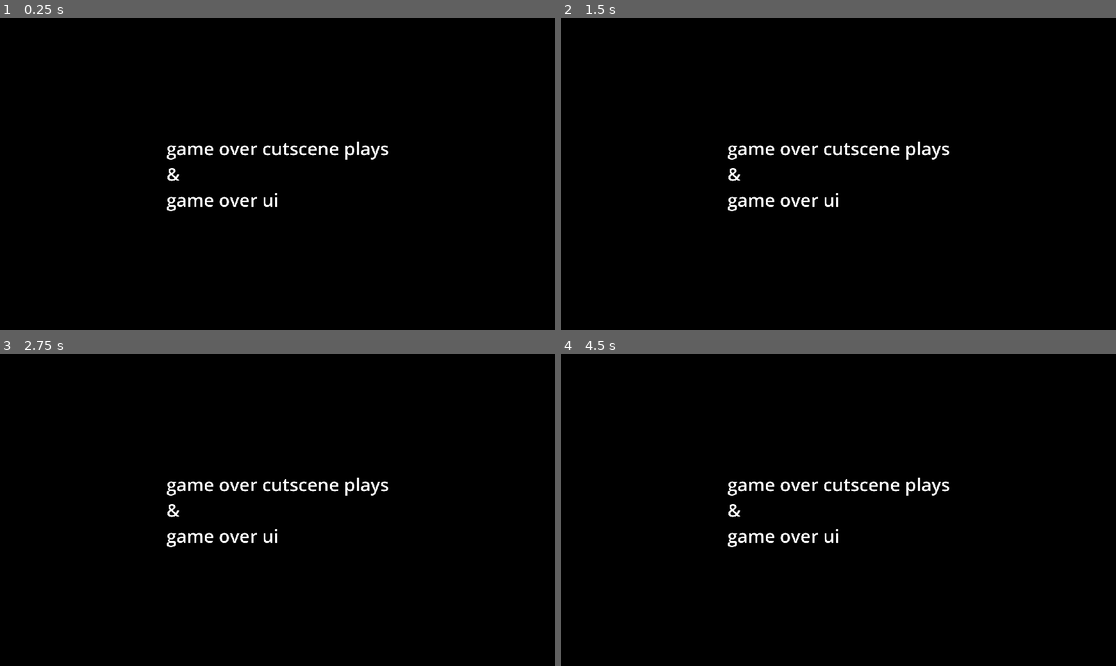
Above: before the commit, frames 1-4 (two rows, left to right).
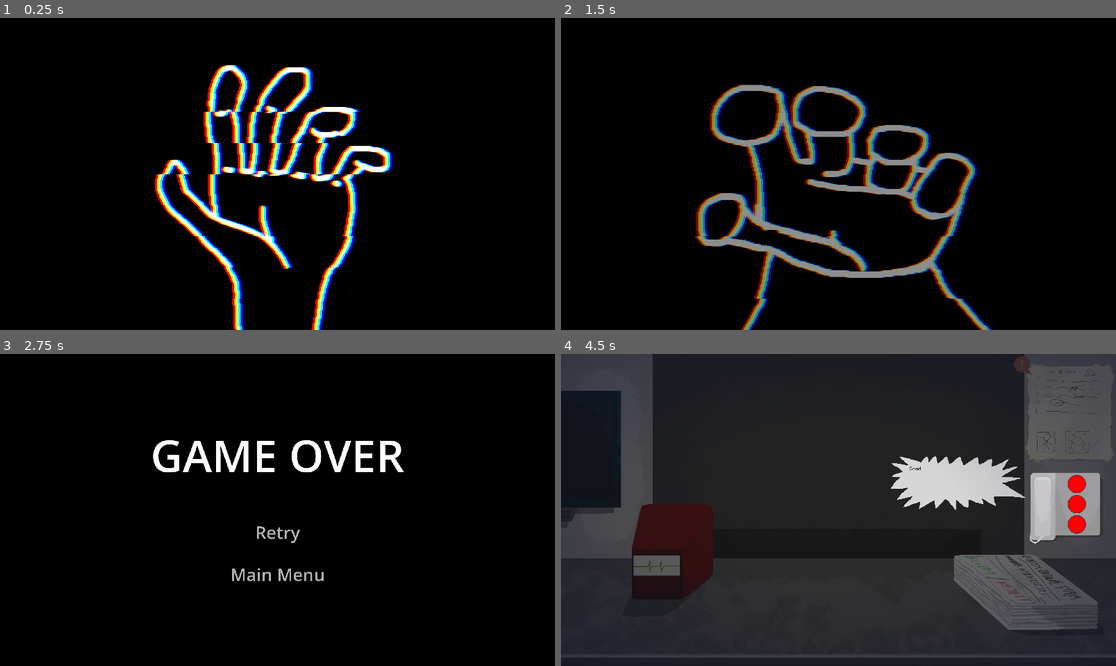
Above: after the commit, the same moments.

Repository: Blulow/brackeysjam
Game: Godot game, scene res://scenes/game_over_screen.tscn
Same seed, same stepped clock (60 frames per second), same inputs: the game is played once before the commit and once after it. This scene is started directly instead of the project's main scene.
Inputs (mouse positions are in pixels of both pictures, inside the frame that each line leads up to):
- Up to frame 1 (0.25 s): no input
- Up to frame 2 (1.5 s): move the mouse to (960, 158) at 0.52 s; click (960, 158) at 0.67 s; drag from (727, 189) to (810, 236) at 1.27 s
- Up to frame 3 (2.75 s): move the mouse to (333, 441) at 2.02 s; click (333, 441) at 2.17 s
- Up to frame 4 (4.5 s): click (838, 531) at 2.75 s, where only the run after the commit has a clickable "Retry"; drag from (810, 572) to (672, 463) at 3.52 s; tap Enter at 4.25 s; move the mouse to (1005, 556) at 4.27 s; click (1005, 556) at 4.42 s

The runs differ from the first frame. In frame 1, 8.6% of the frame differs, in the area x 27-71%, y 15-100%; in frame 2, 10%; in frame 3, 3.2%; in frame 4, 96%, in the area x 0-100%, y 0-100%.

Commit message:
add: game over screen stuff

Diff:
--- a/scenes/game_over_screen.tscn
+++ b/scenes/game_over_screen.tscn
@@ -1,6 +1,140 @@
 [gd_scene format=3 uid="uid://brw4nkvrwaugj"]
 
+[ext_resource type="Script" uid="uid://dauju20k7taar" path="res://scripts/game_over_screen.gd" id="1_61w2s"]
 [ext_resource type="AudioStream" uid="uid://l55p1rkv0dwd" path="res://assets/sounds/music/beforethestation.ogg" id="1_iwahs"]
+[ext_resource type="Texture2D" uid="uid://cj0i1ejgy51v5" path="res://assets/images/ui/glitch_hand/glitch_hand_1.png" id="3_wa2qn"]
+[ext_resource type="Texture2D" uid="uid://u5v05iqnrwq8" path="res://assets/images/ui/glitch_hand/glitch_hand_2.png" id="4_cyfkl"]
+[ext_resource type="Shader" uid="uid://wv8u0mhqcgeu" path="res://assets/shaders/glitch_effect.gdshader" id="5_cyfkl"]
+[ext_resource type="PackedScene" uid="uid://bf6f0ro2m656y" path="res://scenes/components/ui/animated_button_component.tscn" id="6_xx0b3"]
+
+[sub_resource type="Animation" id="Animation_xx0b3"]
+length = 0.001
+tracks/0/type = "value"
+tracks/0/imported = false
+tracks/0/enabled = true
+tracks/0/path = NodePath("TextureRect:texture")
+tracks/0/interp = 1
+tracks/0/loop_wrap = true
+tracks/0/keys = {
+"times": PackedFloat32Array(0),
+"transitions": PackedFloat32Array(1),
+"update": 1,
+"values": [ExtResource("3_wa2qn")]
+}
+tracks/1/type = "value"
+tracks/1/imported = false
+tracks/1/enabled = true
+tracks/1/path = NodePath("Fade:color")
+tracks/1/interp = 1
+tracks/1/loop_wrap = true
+tracks/1/keys = {
+"times": PackedFloat32Array(0),
+"transitions": PackedFloat32Array(1),
+"update": 0,
+"values": [Color(0, 0, 0, 1)]
+}
+tracks/2/type = "value"
+tracks/2/imported = false
+tracks/2/enabled = true
+tracks/2/path = NodePath("UI:visible")
+tracks/2/interp = 1
+tracks/2/loop_wrap = true
+tracks/2/keys = {
+"times": PackedFloat32Array(0),
+"transitions": PackedFloat32Array(1),
+"update": 1,
+"values": [true]
+}
+tracks/3/type = "value"
+tracks/3/imported = false
+tracks/3/enabled = true
+tracks/3/path = NodePath("GlitchEffect:visible")
+tracks/3/interp = 1
+tracks/3/loop_wrap = true
+tracks/3/keys = {
+"times": PackedFloat32Array(0),
+"transitions": PackedFloat32Array(1),
+"update": 1,
+"values": [true]
+}
+
+[sub_resource type="Animation" id="Animation_jw6e5"]
+resource_name = "game_over"
+length = 2.0666666
+tracks/0/type = "value"
+tracks/0/imported = false
+tracks/0/enabled = true
+tracks/0/path = NodePath("TextureRect:texture")
+tracks/0/interp = 1
+tracks/0/loop_wrap = true
+tracks/0/keys = {
+"times": PackedFloat32Array(0, 1.0333333),
+"transitions": PackedFloat32Array(1, 1),
+"update": 1,
+"values": [ExtResource("3_wa2qn"), ExtResource("4_cyfkl")]
+}
+tracks/1/type = "value"
+tracks/1/imported = false
+tracks/1/enabled = true
+tracks/1/path = NodePath("Fade:color")
+tracks/1/interp = 1
+tracks/1/loop_wrap = true
+tracks/1/keys = {
+"times": PackedFloat32Array(1.0666667, 2.0333333),
+"transitions": PackedFloat32Array(1, 1),
+"update": 0,
+"values": [Color(0, 0, 0, 0), Color(0, 0, 0, 1)]
+}
+tracks/2/type = "value"
+tracks/2/imported = false
+tracks/2/enabled = true
+tracks/2/path = NodePath("UI:visible")
+tracks/2/interp = 1
+tracks/2/loop_wrap = true
+tracks/2/keys = {
+"times": PackedFloat32Array(0, 2.0333333),
+"transitions": PackedFloat32Array(1, 1),
+"update": 1,
+"values": [false, true]
+}
+tracks/3/type = "value"
+tracks/3/imported = false
+tracks/3/enabled = true
+tracks/3/path = NodePath("GlitchEffect:visible")
+tracks/3/interp = 1
+tracks/3/loop_wrap = true
+tracks/3/keys = {
+"times": PackedFloat32Array(0, 2.0333333),
+"transitions": PackedFloat32Array(1, 1),
+"update": 1,
+"values": [true, false]
+}
+
+[sub_resource type="AnimationLibrary" id="AnimationLibrary_wa2qn"]
+_data = {
+&"RESET": SubResource("Animation_xx0b3"),
+&"game_over": SubResource("Animation_jw6e5")
+}
+
+[sub_resource type="ShaderMaterial" id="ShaderMaterial_xx0b3"]
+shader = ExtResource("5_cyfkl")
+shader_parameter/shake_power = 0.01
+shader_parameter/shake_rate = 0.30000001425
+shader_parameter/shake_speed = 0.5
+shader_parameter/shake_block_size = 10.0
+shader_parameter/shake_color_rate = 0.00400000019
+
+[sub_resource type="StyleBoxFlat" id="StyleBoxFlat_5i0af"]
+bg_color = Color(0.6, 0.6, 0.6, 0)
+
+[sub_resource type="ShaderMaterial" id="ShaderMaterial_nh6my"]
+resource_local_to_scene = true
+shader = ExtResource("5_cyfkl")
+shader_parameter/shake_power = 0.005
+shader_parameter/shake_rate = 0.30000001425
+shader_parameter/shake_speed = 5.0
+shader_parameter/shake_block_size = 39.0
+shader_parameter/shake_color_rate = 0.0030000001425
 
 [node name="GameOverScreen" type="Control" unique_id=1252341171]
 layout_mode = 3
@@ -9,6 +143,7 @@
 anchor_bottom = 1.0
 grow_horizontal = 2
 grow_vertical = 2
+script = ExtResource("1_61w2s")
 
 [node name="ColorRect" type="ColorRect" parent="." unique_id=1902755144]
 layout_mode = 1
@@ -18,26 +153,120 @@
 grow_horizontal = 2
 grow_vertical = 2
 color = Color(0, 0, 0, 1)
-
-[node name="Label" type="Label" parent="." unique_id=1675863069]
-layout_mode = 1
-anchors_preset = 8
-anchor_left = 0.5
-anchor_top = 0.5
-anchor_right = 0.5
-anchor_bottom = 0.5
-offset_left = -384.5
-offset_top = -43.0
-offset_right = 384.5
-offset_bottom = 43.0
-grow_horizontal = 2
-grow_vertical = 2
-theme_override_font_sizes/font_size = 62
-text = "game over cutscene plays
-&
-game over ui"
 
 [node name="AudioStreamPlayer" type="AudioStreamPlayer" parent="." unique_id=655369084]
 stream = ExtResource("1_iwahs")
 autoplay = true
 bus = &"Music"
+
+[node name="TextureRect" type="TextureRect" parent="." unique_id=1904450280]
+layout_mode = 1
+anchors_preset = 8
+anchor_left = 0.5
+anchor_top = 0.5
+anchor_right = 0.5
+anchor_bottom = 0.5
+offset_left = -540.0
+offset_top = -540.0
+offset_right = 540.0
+offset_bottom = 540.0
+grow_horizontal = 2
+grow_vertical = 2
+texture = ExtResource("3_wa2qn")
+
+[node name="AnimationPlayer" type="AnimationPlayer" parent="." unique_id=1565873862]
+libraries/ = SubResource("AnimationLibrary_wa2qn")
+autoplay = &"game_over"
+
+[node name="Fade" type="ColorRect" parent="." unique_id=504671680]
+layout_mode = 1
+anchors_preset = 15
+anchor_right = 1.0
+anchor_bottom = 1.0
+grow_horizontal = 2
+grow_vertical = 2
+color = Color(0, 0, 0, 1)
+
+[node name="GlitchEffect" type="ColorRect" parent="." unique_id=600928156]
+material = SubResource("ShaderMaterial_xx0b3")
+layout_mode = 1
+anchors_preset = 15
+anchor_right = 1.0
+anchor_bottom = 1.0
+grow_horizontal = 2
+grow_vertical = 2
+
+[node name="UI" type="CanvasLayer" parent="." unique_id=76366455]
+
+[node name="Label" type="Label" parent="UI" unique_id=1491027328]
+anchors_preset = 8
+anchor_left = 0.5
+anchor_top = 0.5
+anchor_right = 0.5
+anchor_bottom = 0.5
+offset_left = -272.0
+offset_top = -256.0
+offset_right = 272.0
+offset_bottom = -126.0
+grow_horizontal = 2
+grow_vertical = 2
+theme_override_font_sizes/font_size = 153
+text = "GAME OVER"
+
+[node name="Button" type="Button" parent="UI" unique_id=455616038]
+anchors_preset = 8
+anchor_left = 0.5
+anchor_top = 0.5
+anchor_right = 0.5
+anchor_bottom = 0.5
+offset_left = -81.0
+offset_top = 31.0
+offset_right = 82.0
+offset_bottom = 122.0
+grow_horizontal = 2
+grow_vertical = 2
+pivot_offset_ratio = Vector2(0.5, 0.5)
+theme_override_colors/font_color = Color(0.703125, 0.703125, 0.703125, 1)
+theme_override_colors/font_hover_color = Color(1, 1, 1, 1)
+theme_override_font_sizes/font_size = 60
+theme_override_styles/normal = SubResource("StyleBoxFlat_5i0af")
+theme_override_styles/hover = SubResource("StyleBoxFlat_5i0af")
+text = "Retry"
+
+[node name="AnimatedButtonComponent" parent="UI/Button" unique_id=231881551 instance=ExtResource("6_xx0b3")]
+layout_mode = 0
+
+[node name="Button2" type="Button" parent="UI" unique_id=685513042]
+anchors_preset = 8
+anchor_left = 0.5
+anchor_top = 0.5
+anchor_right = 0.5
+anchor_bottom = 0.5
+offset_left = -163.0
+offset_top = 177.0
+offset_right = 164.0
+offset_bottom = 268.0
+grow_horizontal = 2
+grow_vertical = 2
+pivot_offset_ratio = Vector2(0.5, 0.5)
+theme_override_colors/font_color = Color(0.703125, 0.703125, 0.703125, 1)
+theme_override_colors/font_hover_color = Color(1, 1, 1, 1)
+theme_override_font_sizes/font_size = 60
+theme_override_styles/normal = SubResource("StyleBoxFlat_5i0af")
+theme_override_styles/hover = SubResource("StyleBoxFlat_5i0af")
+text = "Main Menu"
+
+[node name="AnimatedButtonComponent" parent="UI/Button2" unique_id=1736664372 instance=ExtResource("6_xx0b3")]
+layout_mode = 0
+
+[node name="GlitchEffect2" type="ColorRect" parent="UI" unique_id=1227510943]
+material = SubResource("ShaderMaterial_nh6my")
+anchors_preset = 15
+anchor_right = 1.0
+anchor_bottom = 1.0
+grow_horizontal = 2
+grow_vertical = 2
+mouse_filter = 2
+
+[connection signal="pressed" from="UI/Button" to="." method="_on_retry_pressed"]
+[connection signal="pressed" from="UI/Button2" to="." method="_on_main_menu_pressed"]
--- a/scenes/main_menu.tscn
+++ b/scenes/main_menu.tscn
@@ -12,6 +12,9 @@
 gradient = SubResource("Gradient_ekxnf")
 
 [sub_resource type="StyleBoxFlat" id="StyleBoxFlat_wu84c"]
+bg_color = Color(0.6, 0.6, 0.6, 0)
+
+[sub_resource type="StyleBoxFlat" id="StyleBoxFlat_8ln24"]
 bg_color = Color(0.6, 0.6, 0.6, 0)
 
 [node name="MainMenu" type="Control" unique_id=477935441]
@@ -47,8 +50,11 @@
 grow_horizontal = 2
 grow_vertical = 2
 pivot_offset_ratio = Vector2(0.5, 0.5)
+theme_override_colors/font_color = Color(0.90625, 0.6088867, 0.6088867, 1)
+theme_override_colors/font_hover_color = Color(0.94921875, 0.84539795, 0.84539795, 1)
 theme_override_font_sizes/font_size = 53
 theme_override_styles/normal = SubResource("StyleBoxFlat_wu84c")
+theme_override_styles/hover = SubResource("StyleBoxFlat_8ln24")
 text = "Play"
 
 [node name="AnimatedButtonComponent" parent="Button" unique_id=231881551 instance=ExtResource("1_l6cm7")]
@@ -68,8 +74,11 @@
 grow_horizontal = 2
 grow_vertical = 2
 pivot_offset_ratio = Vector2(0.5, 0.5)
+theme_override_colors/font_color = Color(0.90625, 0.6088867, 0.6088867, 1)
+theme_override_colors/font_hover_color = Color(0.94921875, 0.84539795, 0.84539795, 1)
 theme_override_font_sizes/font_size = 53
 theme_override_styles/normal = SubResource("StyleBoxFlat_wu84c")
+theme_override_styles/hover = SubResource("StyleBoxFlat_8ln24")
 text = "Settings"
 
 [node name="AnimatedButtonComponent" parent="Button2" unique_id=825621790 instance=ExtResource("1_l6cm7")]
@@ -89,8 +98,11 @@
 grow_horizontal = 2
 grow_vertical = 2
 pivot_offset_ratio = Vector2(0.5, 0.5)
+theme_override_colors/font_color = Color(0.90625, 0.6088867, 0.6088867, 1)
+theme_override_colors/font_hover_color = Color(0.94921875, 0.84539795, 0.84539795, 1)
 theme_override_font_sizes/font_size = 53
 theme_override_styles/normal = SubResource("StyleBoxFlat_wu84c")
+theme_override_styles/hover = SubResource("StyleBoxFlat_8ln24")
 text = "Quit"
 
 [node name="AnimatedButtonComponent" parent="Button3" unique_id=464146716 instance=ExtResource("1_l6cm7")]
--- /dev/null
+++ b/scripts/game_over_screen.gd
@@ -0,0 +1,7 @@
+extends Control
+
+func _on_retry_pressed() -> void:
+	get_tree().change_scene_to_file("res://scenes/game.tscn")
+
+func _on_main_menu_pressed() -> void:
+	get_tree().change_scene_to_file("res://scenes/main_menu.tscn")
Binary file added: assets/images/ui/glitch_hand/glitch_hand_1.png
Not shown, added: assets/images/ui/glitch_hand/glitch_hand_1.png.import
Binary file added: assets/images/ui/glitch_hand/glitch_hand_2.png
Not shown, added: assets/images/ui/glitch_hand/glitch_hand_2.png.import
Not shown, added: scripts/game_over_screen.gd.uid
